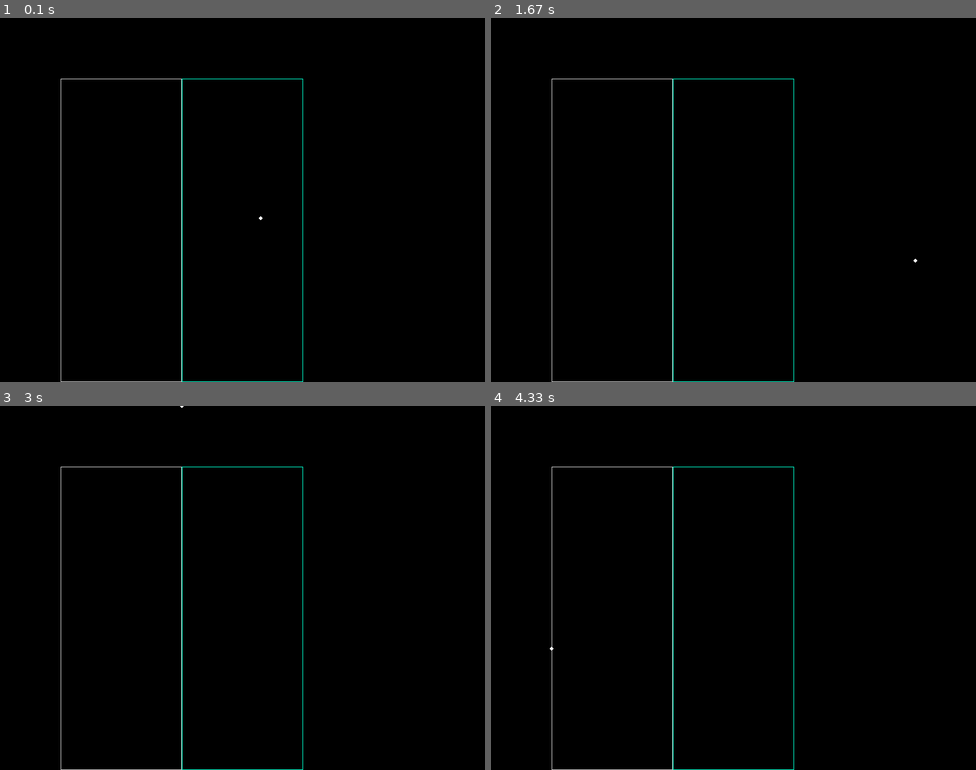
Above: before the commit, frames 1-4 (two rows, left to right).
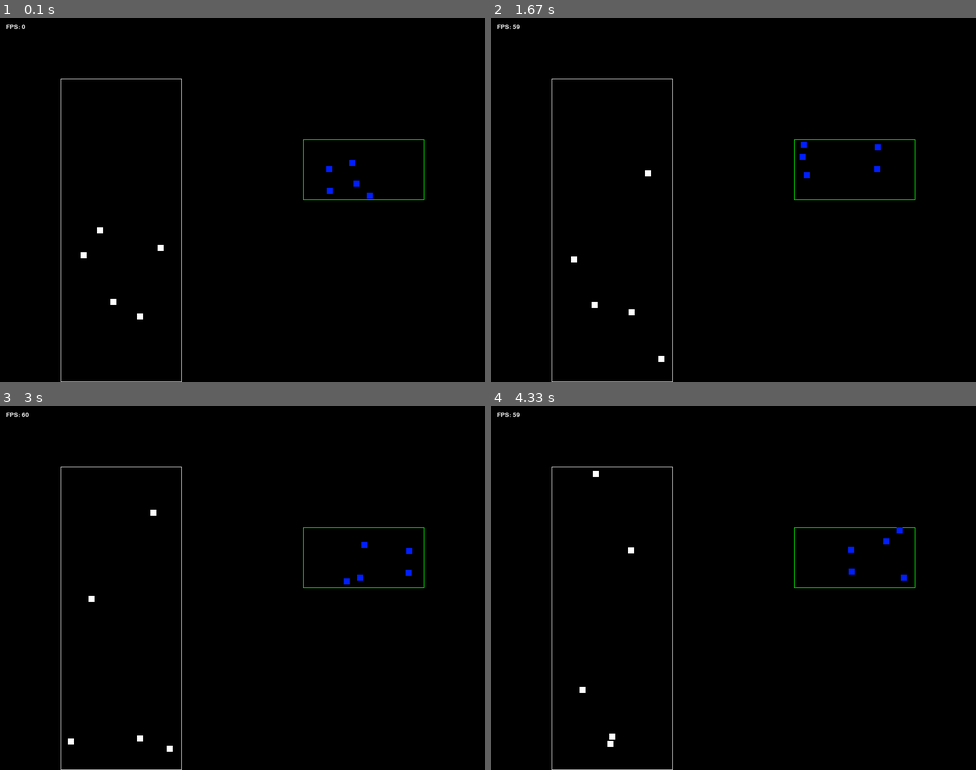
Above: after the commit, the same moments.

Repository: hdaniel-udg/atomx
Game: pygame game, started from main.py
Same seed, same stepped clock (60 frames per second), same inputs: the game is played once before the commit and once after it.
Inputs:
- Up to frame 1 (0.1 s): no input
- Up to frame 2 (1.67 s): no input
- Up to frame 3 (3 s): no input
- Up to frame 4 (4.33 s): no input

The runs differ from the first frame. In frame 1, 0.7% of the frame differs, in the area x 1-88%, y 1-100%; in frame 2, 0.7%; in frame 3, 0.7%; in frame 4, 0.7%.

Commit message:
Version 1.0.1

Diff:
--- a/initialCondition copy.json
+++ /dev/null
@@ -1,62 +0,0 @@
-{
-    "molecules": [
-        {
-            "molecule":{
-                "name": "Water",
-                "chemicalFormula": "H2O",
-                "properties": {
-                    "numberOfAtoms": {
-                        "hydrogen": 2,
-                        "oxygen": 1
-                    },
-                    "bonds": {
-                        "type": "covalent",
-                        "length": {
-                            "H-O": "95.7 pm",
-                            "O-H": "95.7 pm"
-                        },
-                        "angle": "104.5 degrees"
-                    },
-                    "polarity": "polar",
-                    "dipoleMoment": "1.85 Debye",
-                    "molecularGeometry": "bent"
-                }
-            },
-            "number":10,
-            "colorHex":"009eff",
-            "box":"general"
-        },
-        {
-            "molecule":{
-                "name": "Ethanol",
-                "chemicalFormula": "C2H5OH",
-                "properties": {
-                    "numberOfAtoms": {
-                        "carbon": 2,
-                        "hydrogen": 6,
-                        "oxygen": 1
-                    },
-                    "bonds": {
-                        "type": "covalent",
-                        "length": {
-                            "C-C": "154 pm",
-                            "C-H": "109 pm",
-                            "C-O": "143 pm",
-                            "O-H": "96 pm"
-                        },
-                        "angle": {
-                            "C-C-C": "109.5 degrees",
-                            "C-O-H": "109.5 degrees"
-                        }
-                    },
-                    "polarity": "polar",
-                    "dipoleMoment": "1.69 Debye",
-                    "molecularGeometry": "tetrahedral (around each carbon)"
-                }
-            },
-            "number":10,
-            "colorHex":"009eff",
-            "box":"general"
-        }
-    ]
-}
--- a/initialCondition.json
+++ /dev/null
@@ -1,32 +0,0 @@
-{
-    "molecules": [
-        {
-            "molecule":{
-                "name": "Water",
-                "chemicalFormula": "H2O",
-                "properties": {
-                    "numberOfAtoms": {
-                        "hydrogen": 2,
-                        "oxygen": 1
-                    },
-                    "bonds": {
-                        "type": "covalent",
-                        "length": {
-                            "H-O": "95.7 pm",
-                            "O-H": "95.7 pm"
-                        },
-                        "angle": "104.5 degrees"
-                    },
-                    "polarity": "polar",
-                    "dipoleMoment": "1.85 Debye",
-                    "molecularGeometry": "bent"
-                }
-            },
-            "number":10,
-            "radiusPx":20,
-            "gridType":"random",
-            "colorRGB":[206,200,206],
-            "box":"general"
-        }
-    ]
-}
--- a/main.py
+++ b/main.py
@@ -2,65 +2,148 @@
 from pygame.locals import *
 import sys
 import json
+import random
+import uuid
 
-with open('config.json') as config_json:
-    # Carga los datos del archivo JSON
-    configJSON = json.load(config_json)
+class Box(pyg.sprite.Sprite):
+    def __init__(self, name, position, dimensions,background_color):
+        super().__init__()
+        self.name = name
+        self.rect = pyg.Rect(position[0], position[1], dimensions['width'], dimensions['height'])
+        self.image = pyg.Surface((self.rect.width, self.rect.height))
+        pyg.draw.rect(self.image, background_color, self.image.get_rect(), width=1)  # Dibujamos el borde
 
-with open('boxes.json') as boxes_json:
-    # Carga los datos del archivo JSON
-    boxesJSON = json.load(boxes_json)
+class Molecule(pyg.sprite.Sprite):
+    def __init__(self, boxName, position, velocity, color, diametro, mass, uuid):
+        super().__init__()
+        self.boxName = boxName
+        self.uuid = uuid
+        self.mass = mass
+        self.diametro = diametro
+        self.rect = pyg.Rect(position[0], position[1], diametro, diametro)
+        self.image = pyg.Surface((diametro, diametro))
+        self.image.fill(color)
+        self.velocity = velocity
 
-# Otorgamos características a la ventana
-backgroundColor = (0, 0, 0)
+    def update(self):
+        # Colisión con los bordes de la pantalla
+        if self.rect.left <= 0 or self.rect.right >= screen_width:
+            self.velocity[0] *= -1
+        if self.rect.top <= 0 or self.rect.bottom >= screen_height:
+            self.velocity[1] *= -1
+
+        # Colisión con las cajas
+        for box in boxes:
+            if box.name == self.boxName:
+                if not box.rect.contains(self.rect):
+                    # Si la molécula está fuera de la caja, rebotar con la caja
+                    if self.rect.left < box.rect.left or self.rect.right > box.rect.right:
+                        self.velocity[0] *= -1
+                    if self.rect.top < box.rect.top or self.rect.bottom > box.rect.bottom:
+                        self.velocity[1] *= -1
+
+        self.rect.x += self.velocity[0]
+        self.rect.y += self.velocity[1]
+
+        # Colisión con otras moléculas
+        #for molecule in molecules:
+        #    collisions = pyg.sprite.spritecollide(molecule, molecules, False)
+            #Moleculas con las que choca
+        #    for collided_molecule in collisions:
+        #        if collided_molecule != molecule:
+        #            self.setVelocity(molecule, collided_molecule)
+                    #print(molecule.uuid, collided_molecule.uuid)
+
+
+    def calculateColision(self, molecule, collided_molecule):
+        pass
+        #Ambos se diregen
+        #print('Calcular nueva', self.mass)
+        #pyg.time.wait(2000)
+        #Calcular la colision o el comportamiendo de las moleculas con el modelo de Lennar - Jones o Mecanica clasica de colisiones
+
 pyg.init()
-Screen = pyg.display.set_mode((int(configJSON['screen']['width']), int(configJSON['screen']['height'])), RESIZABLE)  # Permite redimensionar la ventana
-pyg.display.set_caption(title='Atomx')
-
-#Obtiene la altura y anchura de la pantalla
+# Carga el icono
+icon = pyg.image.load('icon.png')
+# Establece el icono de la ventana
+pyg.display.set_icon(icon)
+Screen = pyg.display.set_mode((800, 600), RESIZABLE)
+pyg.display.set_caption('Atomx')
 screen_width, screen_height = Screen.get_size()
 
-# Función para redimensionar la pantalla
-def resizeScreen(width, height):
-    global screen_height, screen_width
-    Screen = pyg.display.set_mode((width, height), RESIZABLE)
-    screen_width, screen_height = Screen.get_size()
+# Cargar datos de las cajas desde el archivo JSON
+with open('settings/boxes.json') as boxes_json:
+    boxes_data = json.load(boxes_json)
 
-posY = 300
-posX = 400
-radius = 3
+# Crea instancias de las cajas
+boxes = pyg.sprite.Group()
+for box_data in boxes_data:
+    box = Box(box_data['name'], box_data['position'], box_data['dimensions'], box_data['backgroundColorRGB'])
+    boxes.add(box)
 
-# Bucle para iniciar y refrescar la ventana
-clock = pyg.time.Clock()  # Crear un objeto Clock para controlar la velocidad del juego
-velocity = (5, 5)  # Velocidad en dos dimensiones (horizontal, vertical)
+# Cargar datos de las condiciones iniciales desde el archivo JSON
+with open('settings/initialCondition.json') as condition_json:
+    condition_data = json.load(condition_json)
+# Cargar datos de las moléculas desde el archivo JSON
+with open('settings/molecules.json') as molecules_json:
+    molecules_data = json.load(molecules_json)
+# Cargar datos de los atomos desde el archivo JSON
+with open('settings/atoms.json') as atoms_json:
+    atoms_data = json.load(atoms_json)
+
+# Crea instancias de las moléculas
+molecules = pyg.sprite.Group()
+for box_data in boxes_data:
+    for molecule_data in condition_data:
+        if molecule_data['box'] == box_data['name']:
+            for _ in range(molecule_data['number']):
+                position = (random.randint(box_data['position'][0] + box_data['dimensions']['width'] // 10, box_data['position'][0] + box_data['dimensions']['width'] - box_data['dimensions']['width'] // 10),
+                            random.randint(box_data['position'][1] + box_data['dimensions']['height'] // 10, box_data['position'][1] + box_data['dimensions']['height'] - box_data['dimensions']['height'] // 10))
+                velocity_x = random.uniform(-1, 1)
+                velocity_y = random.uniform(-1, 1)
+
+                # Asegurar que la velocidad no sea 0 en ninguna componente o este estre -0.5 y 0.5
+                while (velocity_x < 0.5 and velocity_x > -0.5) or (velocity_y< 0.5 and velocity_y > -0.5):
+                    if velocity_x < 0.5 and velocity_x > -0.5:
+                        velocity_x = random.uniform(-1, 1)
+                    elif velocity_y< 0.5 and velocity_y > -0.5:
+                        velocity_y= random.uniform(-1, 1)
+                print(velocity_x, velocity_y)
+                color = molecule_data['colorRGB']
+                mass = 0
+                for atom in atoms_data:
+                    if atom['name'] == molecule_data['name']:
+                        mass = atom['atomicMass']
+                for molecule in molecules_data:
+                    if molecule['name'] == molecule_data['name']:
+                        mass = molecule['properties']['molecularMass']
+                molecule = Molecule(molecule_data['box'], position, [velocity_x, velocity_y], color, molecule_data['radiusPx'], mass, uuid.uuid4())
+                molecules.add(molecule)
+
+clock = pyg.time.Clock()
+font = pyg.font.Font(None, 15)
 
 while True:
     for event in pyg.event.get():
-        if event.type == QUIT:  # Cerrar la ventana
+        if event.type == QUIT:
             pyg.quit()
             sys.exit()
-        elif event.type == VIDEORESIZE:  # Evento de redimensionar la ventana
+        elif event.type == VIDEORESIZE:
             width, height = event.size
-            resizeScreen(width, height)
+            Screen = pyg.display.set_mode((width, height), RESIZABLE)
+            screen_width, screen_height = Screen.get_size()
 
-    Screen.fill(backgroundColor)  # Limpiar la pantalla
+    molecules.update()
 
-    #Añadimos las cajas para contener las moleculas
-    for box in boxesJSON:
-        if box['display']:
-            pyg.draw.rect(Screen, box['backgroundColorRGB'], (box['position'][0], box['position'][1], box['dimensions']['width'], box['dimensions']['height']), 1)
+    Screen.fill((0, 0, 0))
+    # Dibujar las cajas
+    boxes.draw(Screen)
+    # Dibujar y actualizar las moléculas
+    molecules.draw(Screen)
 
-    # Actualiza la posición del círculo en ambas dimensiones
-    posX += velocity[0]  # Componente horizontal de la velocidad
-    posY += velocity[1]  # Componente vertical de la velocidad
+    # Renderizar y dibujar el texto de los FPS
+    fps_text = font.render(f"FPS: {int(clock.get_fps())}", True, (255, 255, 255))
+    Screen.blit(fps_text, (10, 10))
 
-    # Se invierte la dirección si la pelota llega a los bordes de la pantalla
-    if posX + radius >= screen_width or posX - radius <= 0:
-        velocity = (-velocity[0], velocity[1])
-    if posY + radius >= screen_height or posY - radius <= 0:
-        velocity = (velocity[0], -velocity[1])
-
-    pyg.draw.circle(Screen, (255, 255, 255), (posX, posY), radius)  # Dibujar la pelota en la nueva posición
-    pyg.display.update()  # Actualizar la pantalla
-
-    clock.tick(60)  # Limitar la velocidad del juego a 60 fotogramas por segundo
+    pyg.display.update()
+    clock.tick(60)
--- a/potential.py
+++ /dev/null
@@ -1 +0,0 @@
-import json
--- /dev/null
+++ b/settings/atoms.json
@@ -0,0 +1,29 @@
+[
+    {
+        "name": "Hydrogen",
+        "symbol": "H",
+        "atomicNumber": 1,
+        "atomicMass": 1.008,
+        "electronConfiguration": "1s¹",
+        "group": "1",
+        "period": 1,
+        "block": "s",
+        "stateOfMatter": "Gas",
+        "color": "Colorless",
+        "crystalStructure": "Hexagonal",
+        "density": {
+        "at0DegreesCAnd1Atm": "0.08988 g/L"
+        },
+        "meltingPoint": {
+        "at0.1MPa": "-259.14 °C"
+        },
+        "boilingPoint": {
+        "at0.1MPa": "-252.87 °C"
+        },
+        "electronegativity": 2.2,
+        "atomicRadius": 53.03,
+        "covalentRadius": 31,
+        "ionicRadius": 152,
+        "commonOxidationNumber": "+1, -1"
+    }
+]
--- a/boxes.json
+++ b/settings/boxes.json
@@ -1,7 +1,8 @@
 [
     {
-        "name":"general",
+        "name":"initial",
         "display":true,
+        "block": true,
         "position":[100,100],
         "dimensions":{
             "width":200,
@@ -10,13 +11,14 @@
         "backgroundColorRGB":[206,206,206]
     },
     {
-        "name":"general1",
+        "name":"secondary",
         "display":true,
-        "position":[300,100],
+        "block": true,
+        "position":[500,200],
         "dimensions":{
             "width":200,
-            "height":500
+            "height":100
         },
-        "backgroundColorRGB":[0,255,206]
+        "backgroundColorRGB":[0,255,0]
     }
 ]
--- /dev/null
+++ b/settings/initialCondition.json
@@ -0,0 +1,18 @@
+[
+    {
+        "name": "Hydrogen",
+        "number": 5,
+        "radiusPx":10,
+        "gridType":"random",
+        "colorRGB": [255, 255, 255],
+        "box": "initial"
+    },
+    {
+        "name": "Hydrogen",
+        "number": 5,
+        "radiusPx":10,
+        "gridType":"random",
+        "colorRGB": [0, 30, 255],
+        "box": "secondary"
+    }
+]
--- /dev/null
+++ b/settings/molecules.json
@@ -0,0 +1,56 @@
+[
+    {
+
+        "name": "Water",
+        "chemicalFormula": "H2O",
+        "properties": {
+            "numberOfAtoms": {
+                "hydrogen": 2,
+                "oxygen": 1
+            },
+            "bonds": {
+                "type": "covalent",
+                "length": {
+                    "H-O": "95.7 pm",
+                    "O-H": "95.7 pm"
+                },
+                "angle": "104.5 degrees"
+            },
+            "polarity": "polar",
+            "dipoleMoment": "1.85 Debye",
+            "molecularGeometry": "bent",
+            "molecularMass":18.016
+        }
+
+    },
+    {
+
+        "name": "Ethanol",
+        "chemicalFormula": "C2H5OH",
+        "properties": {
+            "numberOfAtoms": {
+                "carbon": 2,
+                "hydrogen": 6,
+                "oxygen": 1
+            },
+            "bonds": {
+                "type": "covalent",
+                "length": {
+                    "C-C": "154 pm",
+                    "C-H": "109 pm",
+                    "C-O": "143 pm",
+                    "O-H": "96 pm"
+                },
+                "angle": {
+                    "C-C-C": "109.5 degrees",
+                    "C-O-H": "109.5 degrees"
+                }
+            },
+            "polarity": "polar",
+            "dipoleMoment": "1.69 Debye",
+            "molecularGeometry": "tetrahedral (around each carbon)",
+            "molecularMass":46.068
+        }
+
+    }
+]
--- /dev/null
+++ b/temp.py
@@ -0,0 +1,101 @@
+import pygame as pyg
+from pygame.locals import *
+import sys
+import json
+import random
+
+with open('settings/config.json') as config_json:
+    configJSON = json.load(config_json)
+
+with open('settings/boxes.json') as boxes_json:
+    boxesJSON = json.load(boxes_json)
+
+with open('settings/initialCondition.json') as condition_json:
+    conditionJSON = json.load(condition_json)
+
+icon = pyg.image.load('icon.png')
+pyg.display.set_icon(icon)
+backgroundColor = (0, 0, 0)
+pyg.init()
+Screen = pyg.display.set_mode((int(configJSON['screen']['width']), int(configJSON['screen']['height'])), RESIZABLE)
+pyg.display.set_caption(title='Atomx')
+
+screen_width, screen_height = Screen.get_size()
+
+def resizeScreen(width, height):
+    global screen_height, screen_width
+    Screen = pyg.display.set_mode((width, height), RESIZABLE)
+    screen_width, screen_height = Screen.get_size()
+
+def getRandomPositions(num_molecules, box_dimensions):
+    positions = set()
+    while len(positions) < num_molecules:
+        x = random.randint(0, box_dimensions['width'])
+        y = random.randint(0, box_dimensions['height'])
+        positions.add((x, y))
+    return list(positions)
+
+posXList = []
+posYList = []
+colors = []
+
+def getMoleculesPositions():
+    for box in boxesJSON:
+        for mol in conditionJSON:
+            if str(mol['gridType']) == 'random':
+                if str(box['name']) == str(mol['box']):
+                    box_dimensions = box['dimensions']
+                    num_molecules = mol['number']
+                    color = mol['colorRGB']
+                    positions = getRandomPositions(num_molecules, box_dimensions)
+                    for position in positions:
+                        posXList.append(position[0] + box['position'][0])
+                        posYList.append(position[1] + box['position'][1])
+                        colors.append(color)
+            elif str(mol['gridType']) == 'mesh':
+                if str(box['name']) == str(mol['box']):
+                    pass
+
+getMoleculesPositions()
+
+clock = pyg.time.Clock()
+
+velXList = [random.uniform(-1, 1) for _ in posXList]
+velYList = [random.uniform(-1, 1) for _ in posYList]
+
+font = pyg.font.Font(None, 15)
+
+while True:
+    for event in pyg.event.get():
+        if event.type == QUIT:
+            pyg.quit()
+            sys.exit()
+        elif event.type == VIDEORESIZE:
+            width, height = event.size
+            resizeScreen(width, height)
+
+    Screen.fill(backgroundColor)
+
+    for box in boxesJSON:
+        if box['display']:
+            pyg.draw.rect(Screen, box['backgroundColorRGB'], (box['position'][0], box['position'][1], box['dimensions']['width'], box['dimensions']['height']), 1)
+
+    for i in range(len(posXList)):
+        posXList[i] += velXList[i]
+        posYList[i] += velYList[i]
+
+        if posXList[i] <= 0 or posXList[i] >= screen_width:
+            velXList[i] *= -1
+        if posYList[i] <= 0 or posYList[i] >= screen_height:
+            velYList[i] *= -1
+
+    for x, y, color in zip(posXList, posYList, colors):
+        pyg.draw.rect(Screen, color, (x, y, 2, 2))
+
+    # Renderizar y dibujar el texto de los FPS
+    fps_text = font.render(f"FPS: {int(clock.get_fps())}", True, (255, 255, 255))
+    Screen.blit(fps_text, (10, 10))
+
+    pyg.display.update()
+
+    clock.tick(60)
Binary file added: icon.png
Renamed: config.json -> settings/config.json
Not shown, added: .gitignore
